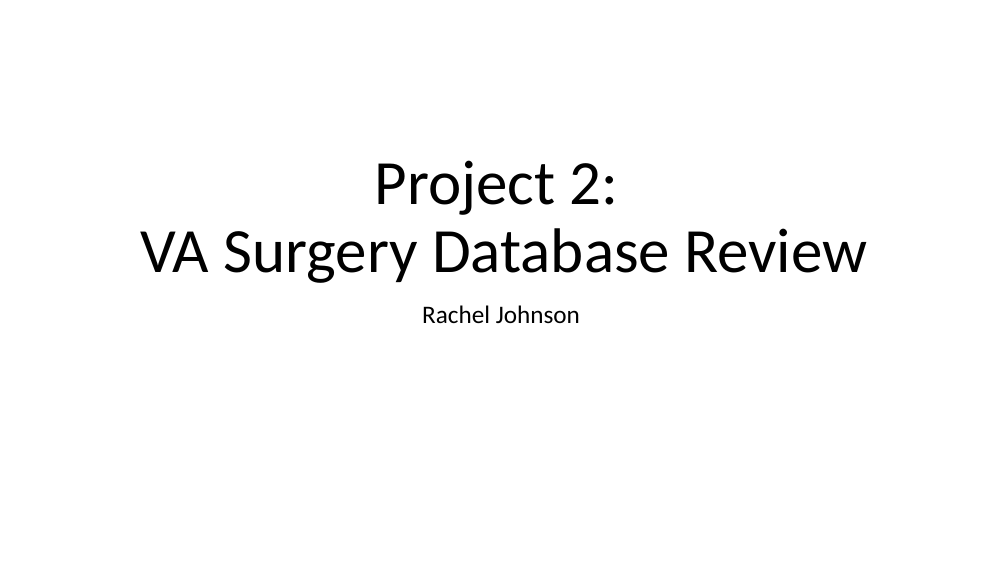
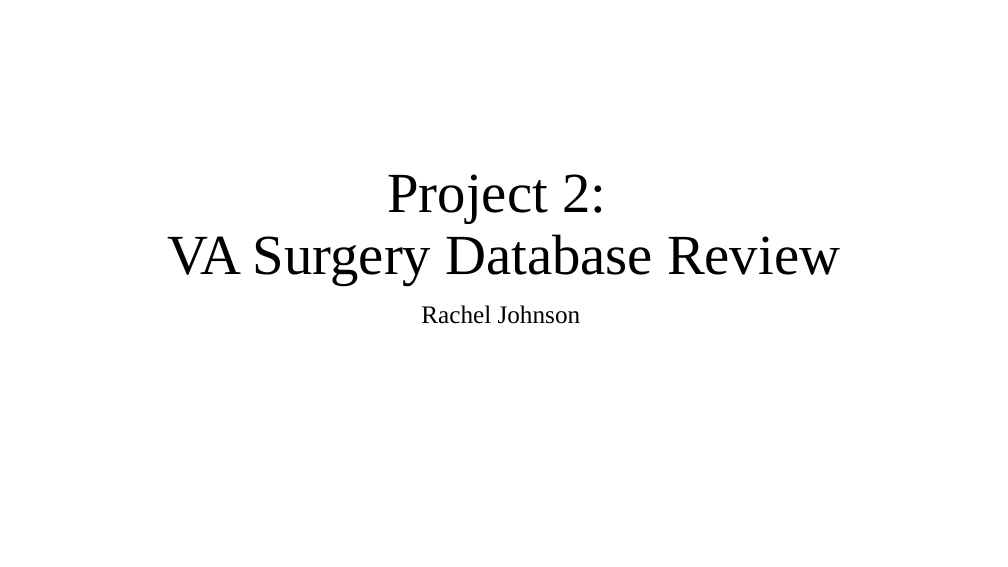
Before and after one commit to johnsra3/bios6623-johnsra3, a slide deck: slide 1 of Project2/Reports/Project 2 Final Presentation.pptx. Drawn at 1008x567 pixels with LibreOffice and Linux fonts; fonts in the diff are those of the drawing. Boxes give left, top, right and bottom in pixels: in the first picture for what was removed or moved away, otherwise in the second. Text is boxed around its words. In the diff, an @@ line names an element or a change of style, - is before the commit and + after.

```diff
--- a/Project2/Reports/Project 2 Final Presentation.pptx
+++ b/Project2/Reports/Project 2 Final Presentation.pptx
@@ title "Project 2: VA Surgery Database ..." at box(167, 174, 840, 285): size 60 to 54 pt, font Calibri to Times New Roman @@
@@ subtitle "Rachel Johnson" at box(421, 305, 581, 324): font Calibri to Times New Roman @@
```
Also in this commit, not shown: 6 other slides changed, 1 other file.
